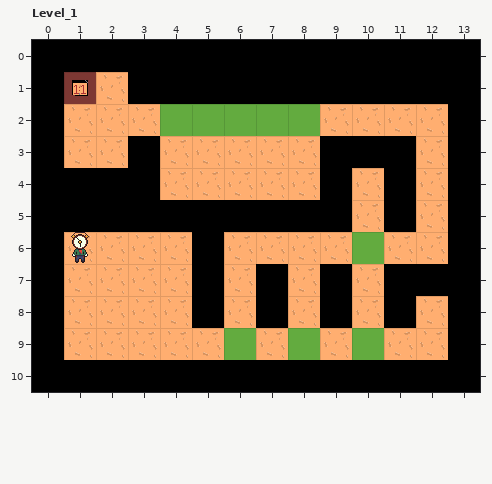
LDtk project, stored at public/assets/Clockworld.ldtk. This is how it looked before the edit.
Cells are 32x32 px. Shown: Level_1 x 0..13, y 0..10.
After:
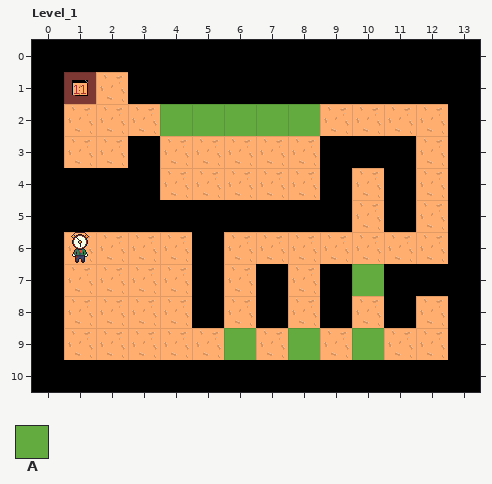
Key: from "Clockworld": A 2.
Objects are placed by their top-left corner, in cells (3,4 is the top-left corner of cell 3,4); size is 1x1 cell unless given.
Difference:
Layer "Entities":
A new object: A "MovingObstacle" at 10,7.
Object A "MovingObstacle" at 10,6 is removed.
Changed places in both pictures, as pixel boxes (x1, y1, x2, y2):
changed: (352, 232, 384, 296)
